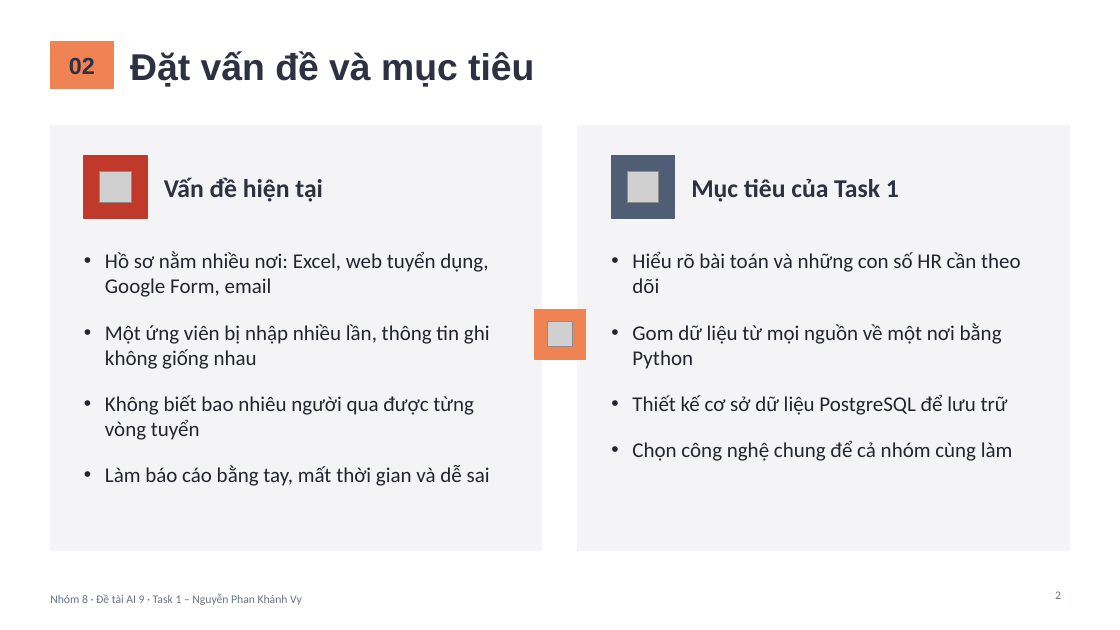
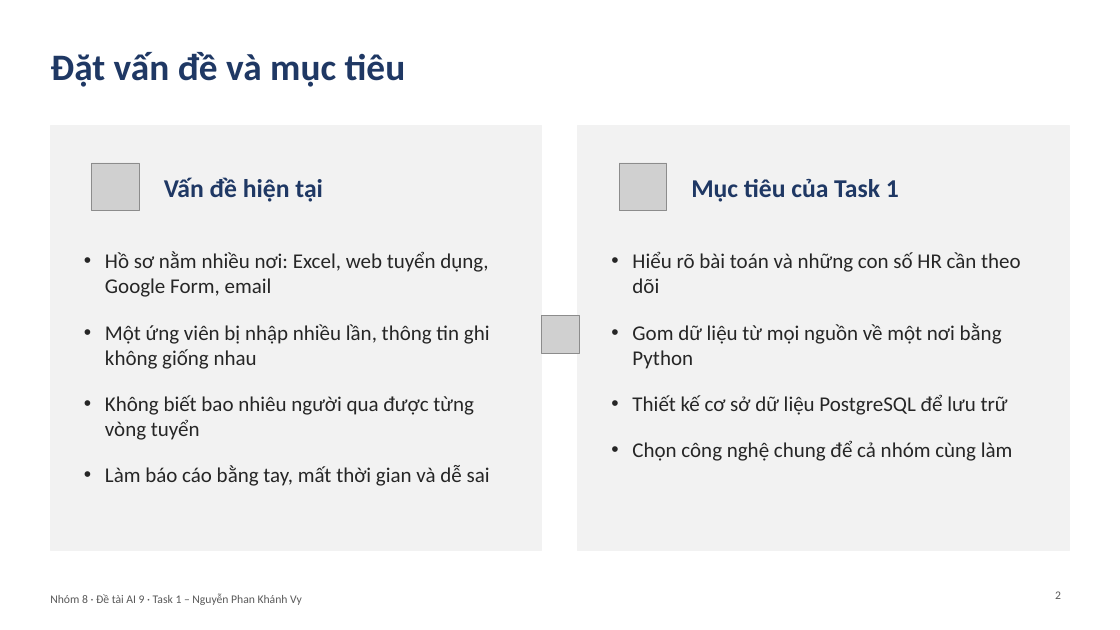
Before and after one commit to PhucHoang3010/Vietnamese-News-Classification, a slide deck: slide 2 of bai_tap_python_nhom8/task1_nguyen_phan_khanh_vy/2431540032_NguyenPhanKhanhVy.pptx. Drawn at 1120x630 pixels with LibreOffice and Linux fonts; fonts in the diff are those of the drawing; grey boxes stand for pictures. Boxes give left, top, right and bottom in pixels: in the first picture for what was removed or moved away, otherwise in the second. Text is boxed around its words. In the diff, an @@ line names an element or a change of style, - is before the commit and + after.

```diff
--- a/bai_tap_python_nhom8/task1_nguyen_phan_khanh_vy/2431540032_NguyenPhanKhanhVy.pptx
+++ b/bai_tap_python_nhom8/task1_nguyen_phan_khanh_vy/2431540032_NguyenPhanKhanhVy.pptx
@@ title "Đặt vấn đề và mục ...": place and size @@
-title "Đặt vấn đề và mục ..." at [130, 51, 534, 87]
+title "Đặt vấn đề và mục ..." at [50, 52, 406, 87]
@@ title "Đặt vấn đề và mục ..." at [50, 52, 406, 87]: font Arial to Calibri, text colour #2D3142 to #1F3864 @@
@@ rectangle removed at [50, 42, 113, 88] @@
@@ text removed at [69, 57, 95, 74] @@
-02
@@ rectangle at [50, 126, 542, 550]: fill #F4F4F6 to #F2F2F2; outline #F4F4F6 1 pt to #F2F2F2 1 pt @@
@@ rectangle at [578, 126, 1070, 550]: fill #F4F4F6 to #F2F2F2; outline #F4F4F6 1 pt to #F2F2F2 1 pt @@
@@ rectangle removed at [84, 155, 147, 218] @@
@@ picture added at [92, 163, 139, 211] @@
@@ picture removed at [100, 171, 132, 203] @@
@@ text "Vấn đề hiện tại" at [164, 177, 323, 202]: text colour #2D3142 to #1F3864 @@
@@ rectangle removed at [612, 155, 675, 218] @@
@@ picture added at [619, 163, 667, 211] @@
@@ picture removed at [628, 171, 660, 203] @@
@@ text "Mục tiêu của Task 1" at [691, 179, 899, 202]: text colour #2D3142 to #1F3864 @@
@@ rectangle removed at [535, 309, 586, 360] @@
@@ picture added at [541, 315, 580, 354] @@
@@ picture removed at [548, 322, 573, 347] @@
@@ text "Nhóm 8 · Đề tài ..." at [50, 593, 302, 605]: text colour #6B7280 to #595959 @@
@@ page number at [1055, 591, 1061, 599]: text colour #6B7280 to #595959 @@
```
Also in this commit, not shown: 9 other slides changed.
